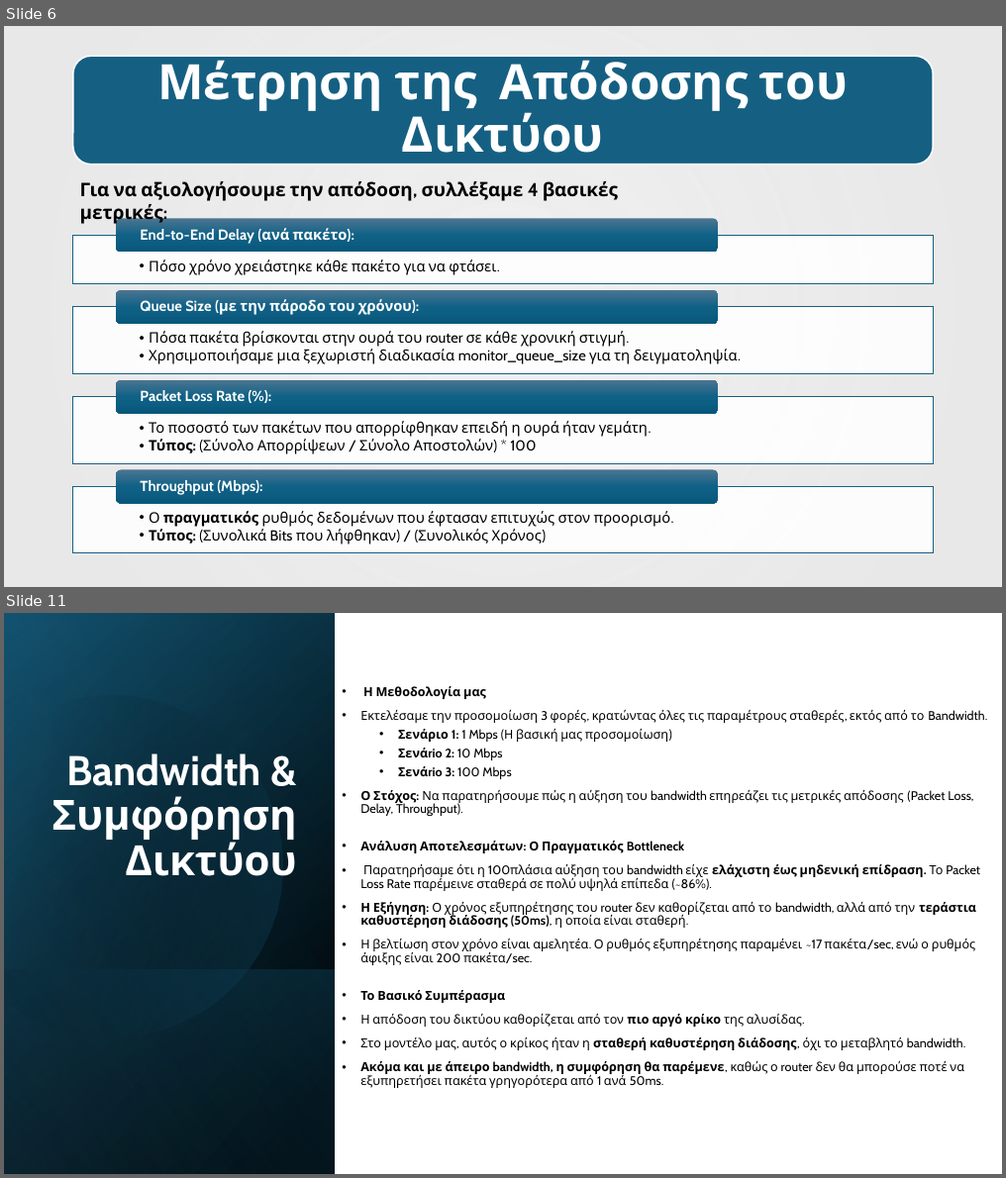
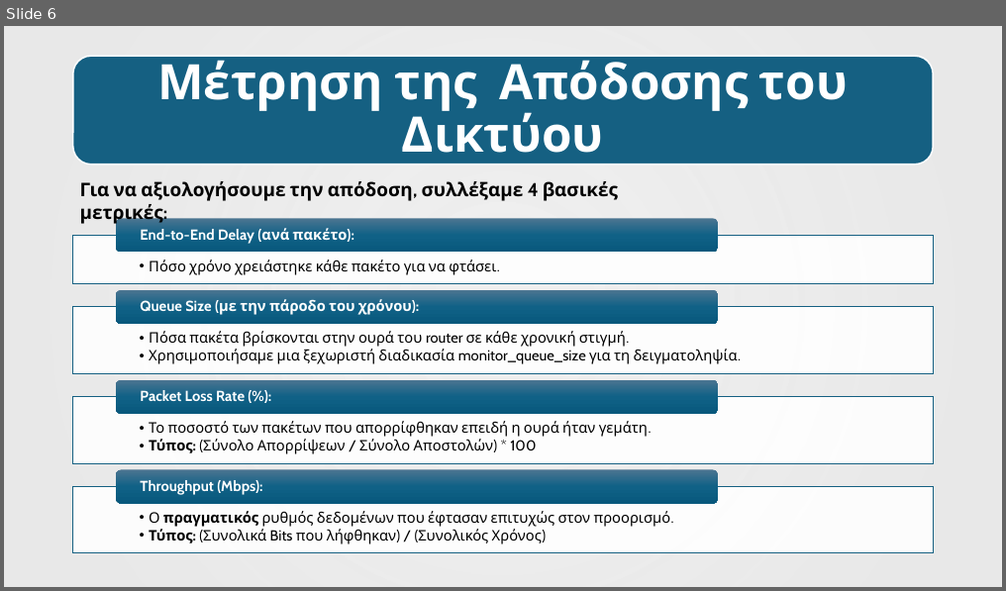
Before and after one commit to AlexandrosChal/Event-driven-network-simulation-in-Python-and-SimPy, a slide deck: Παρουσίαση.pptx. Shown one above the other, each under a label of ours: slides 6 and 11 before the commit, slide 6 after it; the slides between them are not shown. The pictures are 1006x1178 and 1006x591 pixels, drawn with LibreOffice and Linux fonts; fonts in the diff are those of the drawing; background and template pictures are left out. Boxes give left, top, right and bottom in pixels: in the first picture for what was removed or moved away, otherwise in the second. Text is boxed around its words. In the diff, an @@ line names an element or a change of style, - is before the commit and + after.

```diff
--- a/Παρουσίαση.pptx
+++ b/Παρουσίαση.pptx
@@ slide 11 removed at bbox=[4, 613, 1002, 1174], background #FFFFFF @@
@@ rectangle removed at bbox=[4, 613, 1002, 1174] @@
@@ rectangle removed at bbox=[4, 613, 335, 1174] @@
@@ rectangle removed at bbox=[4, 614, 335, 1174] @@
@@ rectangle removed at bbox=[4, 613, 335, 1173] @@
@@ freeform shape removed at bbox=[4, 655, 324, 1072] @@
@@ text removed at bbox=[360, 686, 987, 1088] @@
-• Η Μεθοδολογία μας
-• Εκτελέσαμε την προσομοίωση 3 φορές, κρατώντας όλες τις παραμέτρους σταθερές, εκτός από το Bandwidth.
-  • Σενάριο 1: 1 Mbps (Η βασική μας προσομοίωση)
-  • Σενάrio 2: 10 Mbps
-  • Σενάrio 3: 100 Mbps
-• Ο Στόχος: Να παρατηρήσουμε πώς η αύξηση του bandwidth επηρεάζει τις μετρικές απόδοσης (Packet Loss, Delay, Throughput).
-• Ανάλυση Αποτελεσμάτων: Ο Πραγματικός Bottleneck
-• Παρατηρήσαμε ότι η 100πλάσια αύξηση του bandwidth είχε ελάχιστη έως μηδενική επίδραση. Το Packet Loss Rate παρέμεινε σταθερά σε πολύ υψηλά επίπεδα (~86%).
-• Η Εξήγηση: Ο χρόνος εξυπηρέτησης του router δεν καθορίζεται από το bandwidth, αλλά από την τεράστια καθυστέρηση διάδοσης (50ms), η οποία είναι σταθερή.
-• Η βελτίωση στον χρόνο είναι αμελητέα. Ο ρυθμός εξυπηρέτησης παραμένει ~17 πακέτα/sec, ενώ ο ρυθμός άφιξης είναι 200 πακέτα/sec.
-• Το Βασικό Συμπέρασμα
-• Η απόδοση του δικτύου καθορίζεται από τον πιο αργό κρίκο της αλυσίδας.
-• Στο μοντέλο μας, αυτός ο κρίκος ήταν η σταθερή καθυστέρηση διάδοσης, όχι το μεταβλητό bandwidth.
-• Ακόμα και με άπειρο bandwidth, η συμφόρηση θα παρέμενε, καθώς ο router δεν θα μπορούσε ποτέ να εξυπηρετήσει πακέτα γρηγορότερα από 1 ανά 50ms.
@@ title removed at bbox=[52, 754, 296, 876] @@
-Bandwidth & Συμφόρηση Δικτύου
@@ rectangle removed at bbox=[4, 969, 335, 1174] @@
```
Also in this commit, not shown: 4 slides changed, 7 slides added, 5 other slides removed, 1 other file.
